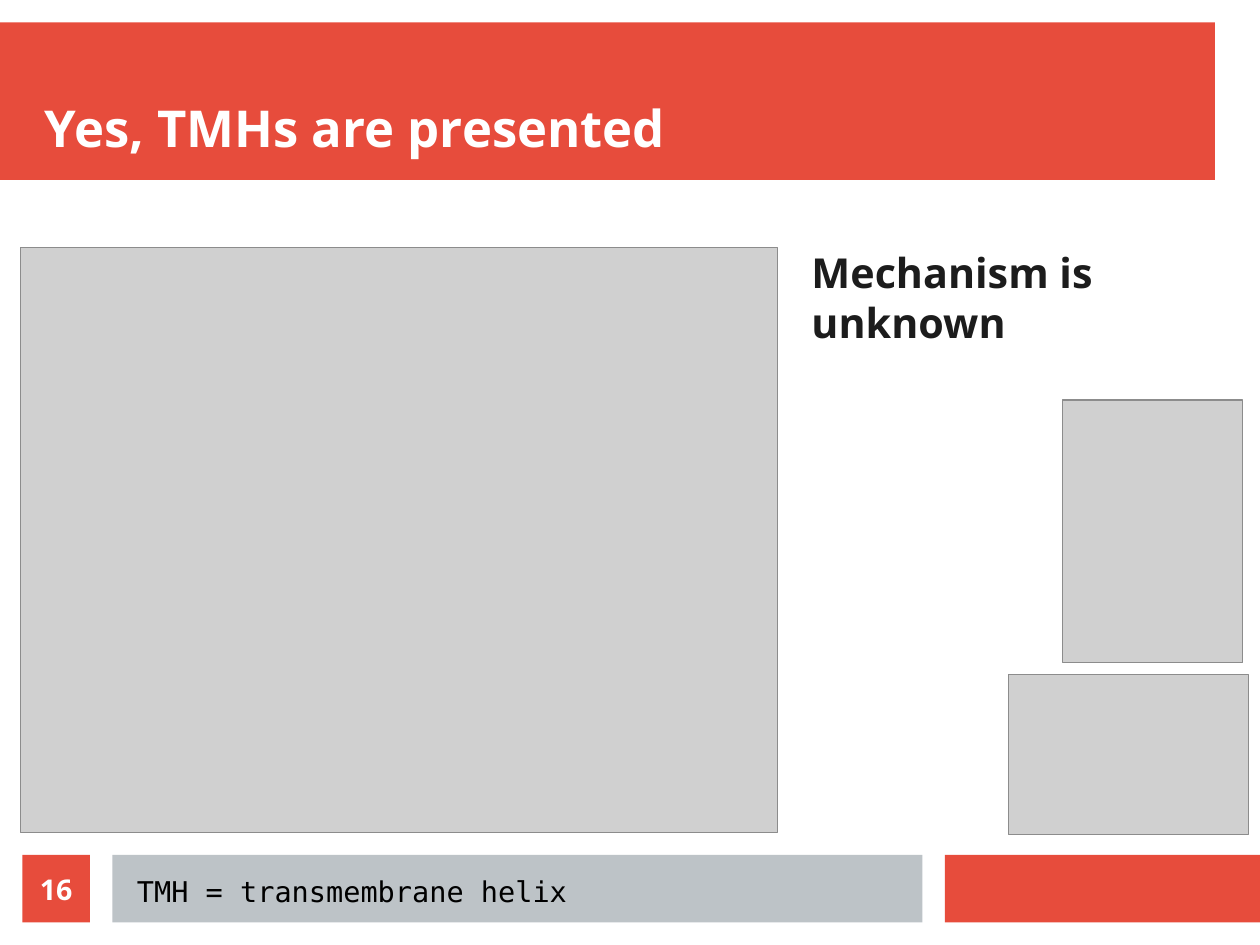
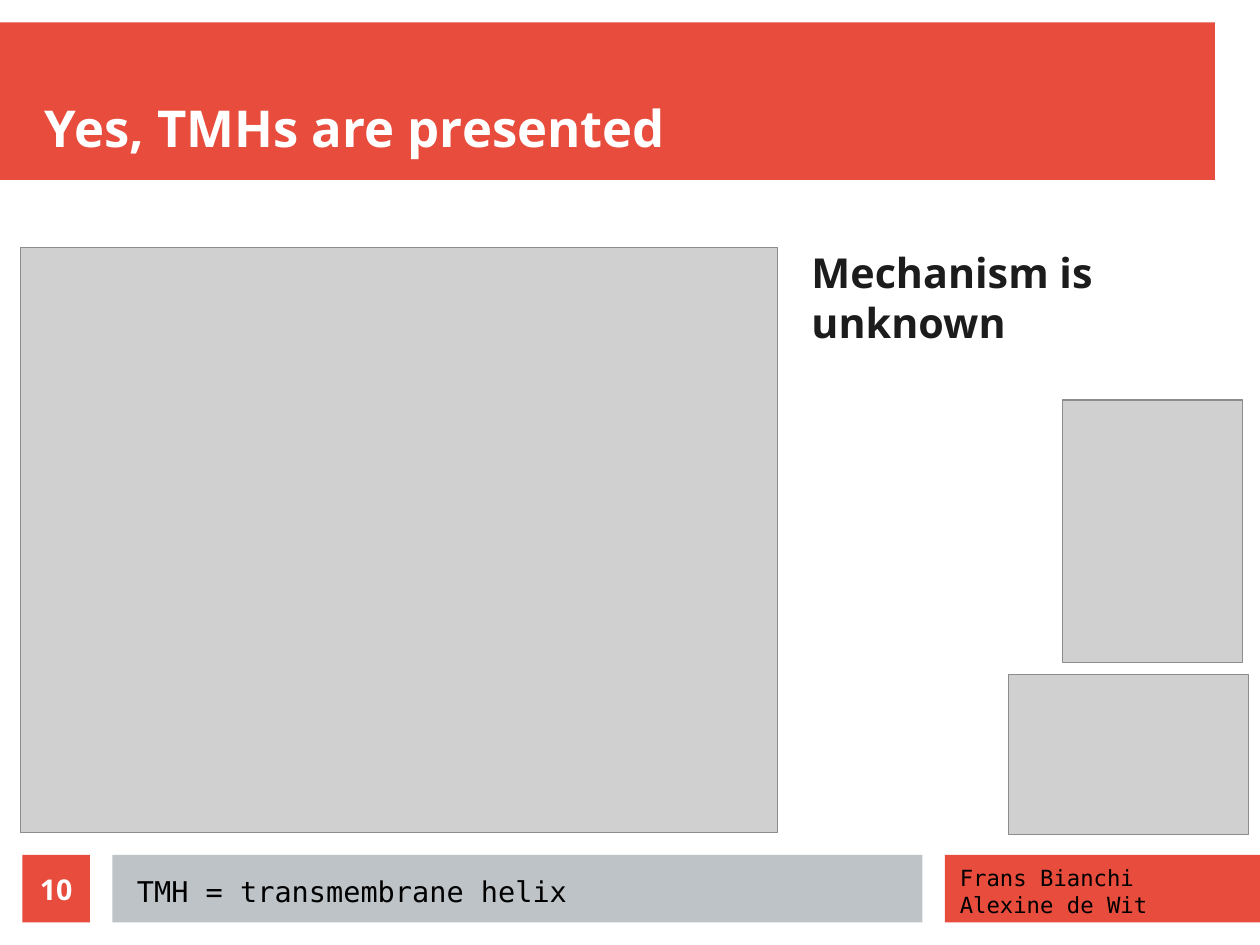
Before and after one commit to richelbilderbeek/cellbio_presentation_20210201, a slide deck: slide 10 of cellbio_presentation_20210201.odp (slide 16 before the commit). Drawn at 1260x945 pixels with LibreOffice and Linux fonts; fonts in the diff are those of the drawing; grey boxes stand for pictures. Boxes give left, top, right and bottom in pixels: in the first picture for what was removed or moved away, otherwise in the second. Text is boxed around its words. In the diff, an @@ line names an element or a change of style, - is before the commit and + after.

```diff
--- a/cellbio_presentation_20210201.odp
+++ b/cellbio_presentation_20210201.odp
@@ text added at <box>960,869,1147,914</box>, 14 pt, text #000000 @@
+Frans Bianchi
+Alexine de Wit
@@ page number at <box>40,879,73,901</box>: text changed @@
-16
+10
```
Also in this commit, not shown: 6 other slides changed, 4 slides added.
